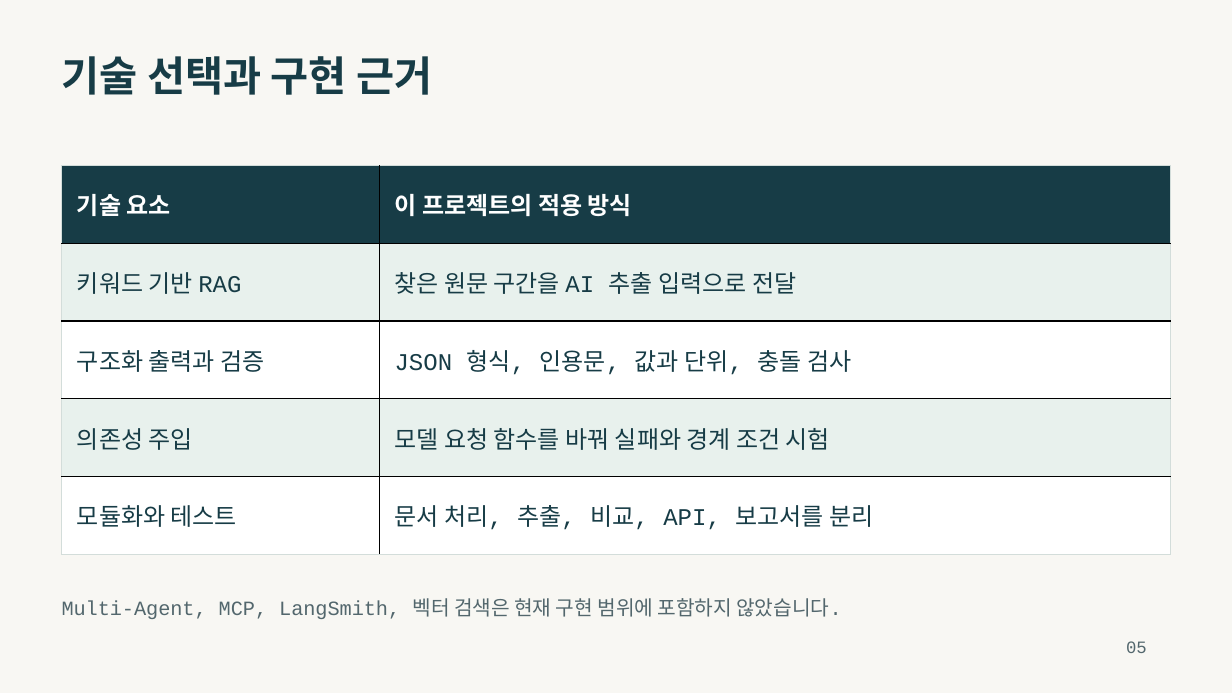
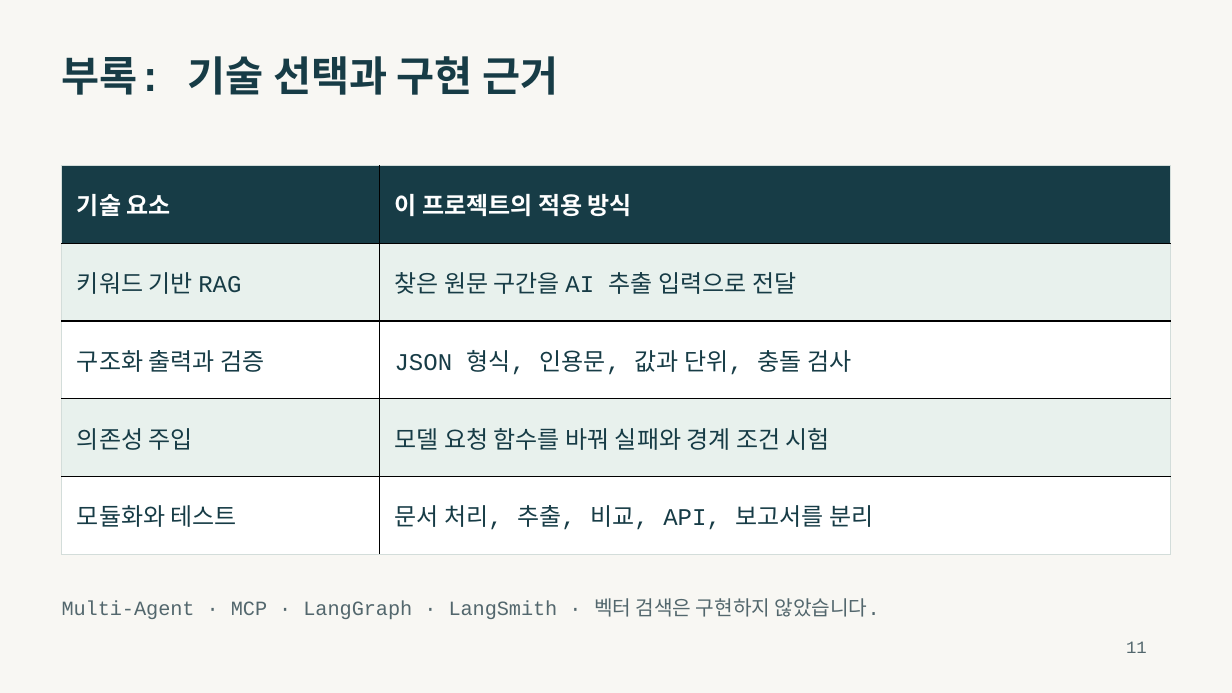
Before and after one commit to seogdo/transformer-spec-review, a slide deck: slide 11 of output/presentations/transformer-spec-review-presentation.pptx (slide 5 before the commit). Drawn at 1232x693 pixels with LibreOffice and Linux fonts; fonts in the diff are those of the drawing. Boxes give left, top, right and bottom in pixels: in the first picture for what was removed or moved away, otherwise in the second. Text is boxed around its words. In the diff, an @@ line names an element or a change of style, - is before the commit and + after.

```diff
--- a/output/presentations/transformer-spec-review-presentation.pptx
+++ b/output/presentations/transformer-spec-review-presentation.pptx
@@ text at (x1=62, y1=56, x2=558, y2=95): text changed @@
-기술 선택과 구현 근거
+부록: 기술 선택과 구현 근거
@@ text at (x1=62, y1=598, x2=880, y2=619): text changed @@
-Multi-Agent, MCP, LangSmith, 벡터 검색은 현재 구현 범위에 포함하지 않았습니다.
+Multi-Agent · MCP · LangGraph · LangSmith · 벡터 검색은 구현하지 않았습니다.
@@ text at (x1=1126, y1=641, x2=1147, y2=653): text changed @@
-05
+11
```
Also in this commit, not shown: 14 other slides changed, 2 slides added, 8 other files.
